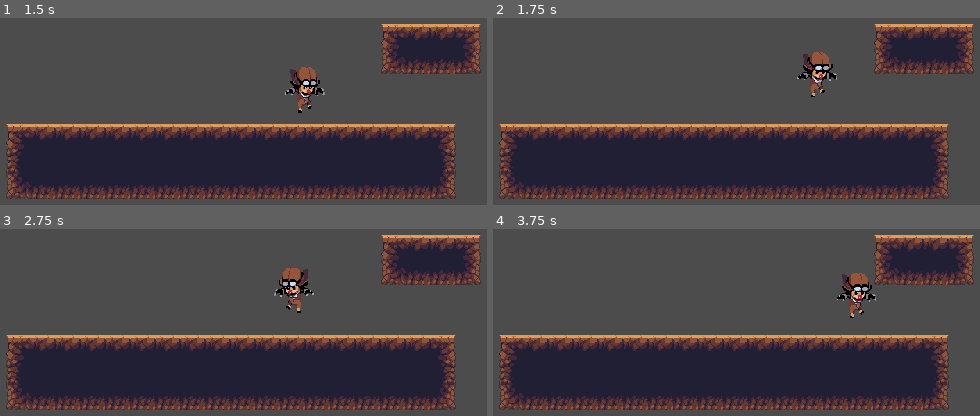
Above: before the commit, frames 1-4 (two rows, left to right).
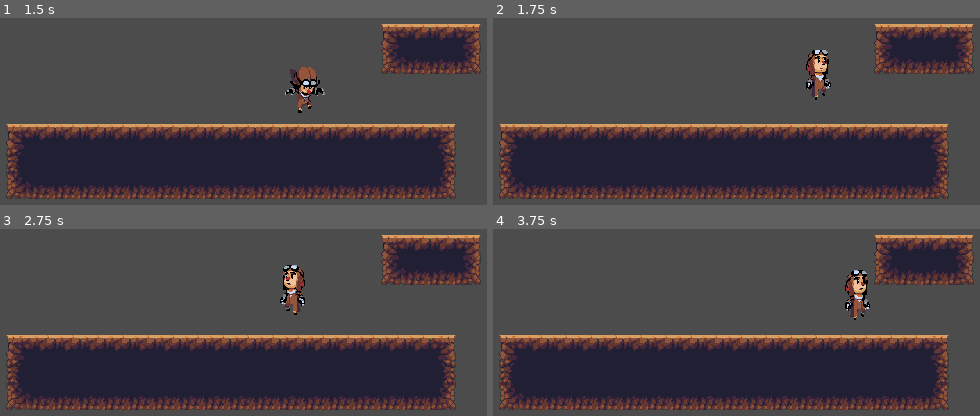
Above: after the commit, the same moments.

Repository: JellyWX/Godot-Test-Project
Game: Godot game, scene res://WorldNode.tscn
Same seed, same stepped clock (60 frames per second), same inputs: the game is played once before the commit and once after it.
Inputs:
- Up to frame 1 (1.5 s): hold Up (ui_up) 0.53-1.28 s; hold Right (ui_right) from 0.53 s (still down); tap Up (ui_up) at 1.35 s
- Up to frame 2 (1.75 s): keep holding Right (ui_right); tap Up (ui_up) at 1.52 s
- Up to frame 3 (2.75 s): tap Up (ui_up) at 1.82 s; release Right (ui_right) at 2.03 s; hold Left (ui_left) from 2.03 s (still down); hold Up (ui_up) from 2.03 s (still down)
- Up to frame 4 (3.75 s): release Left (ui_left) at 2.78 s; release Up (ui_up) at 2.78 s; hold Right (ui_right) from 2.78 s (still down); tap Up (ui_up) at 2.85, 3.02, 3.32 s; hold Up (ui_up) from 3.53 s (still down)

Frame 1 is identical in both runs. In frame 2, 1.1% of the frame differs, in the area x 62-71%, y 17-44%; in frame 3, 1.1%; in frame 4, 1.1%.

Commit message:
changed get_node to the dollar notation. fixed the constant jumping animation breaking

Diff:
--- a/Player.gd
+++ b/Player.gd
@@ -2,7 +2,7 @@
 
 var motion = Vector2()
 const UP = Vector2(0, -1)
-onready var ANIM = get_node('Sprite')
+onready var ANIM = $Sprite
 var jump = false
 
 func _physics_process(delta):
@@ -19,6 +19,7 @@
     if is_on_floor():
         jump = false
         if Input.is_action_pressed("ui_up"):
+            ANIM.frame = 0
             jump = true
             motion.y = -250
 
--- a/WorldNode.tscn
+++ b/WorldNode.tscn
@@ -54,7 +54,7 @@
 [node name="Sprite" type="AnimatedSprite" parent="Player" index="0"]
 
 frames = SubResource( 2 )
-animation = "run"
+animation = "idle"
 
 [node name="CollisionShape2D" type="CollisionShape2D" parent="Player" index="1"]
 
